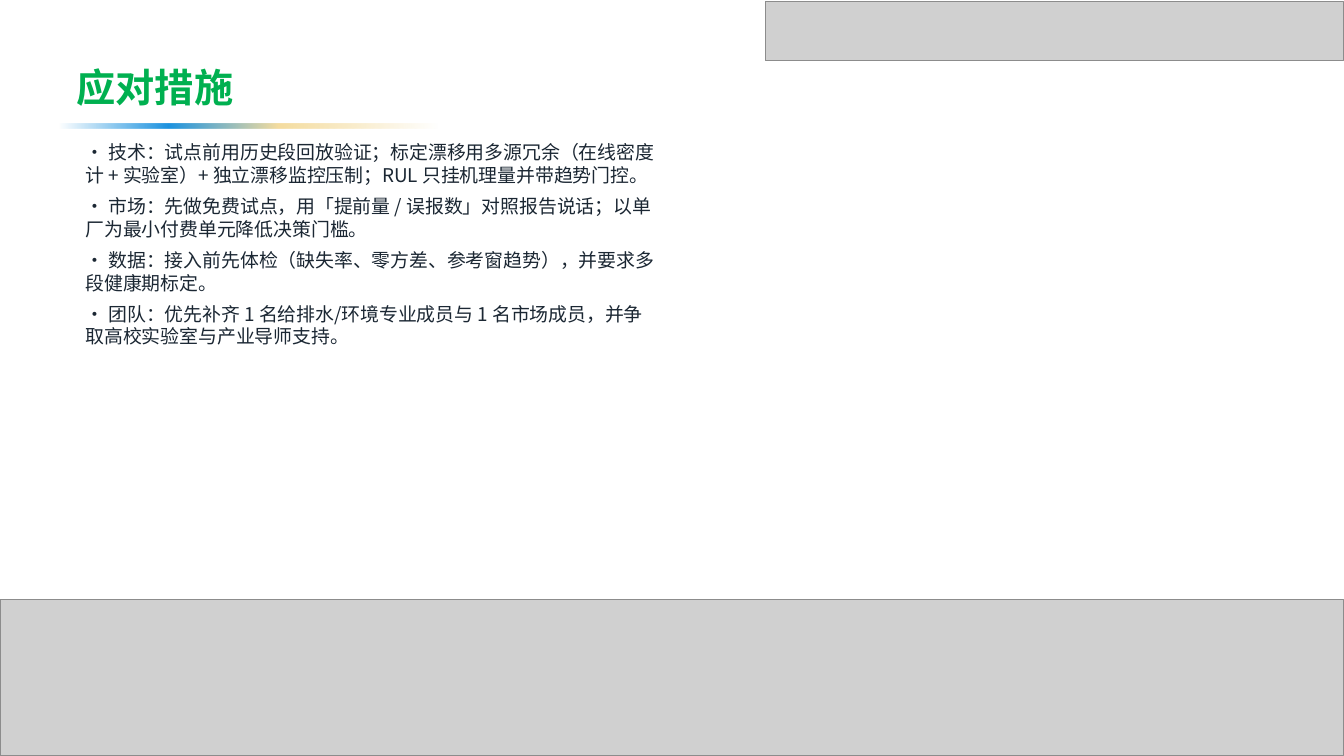
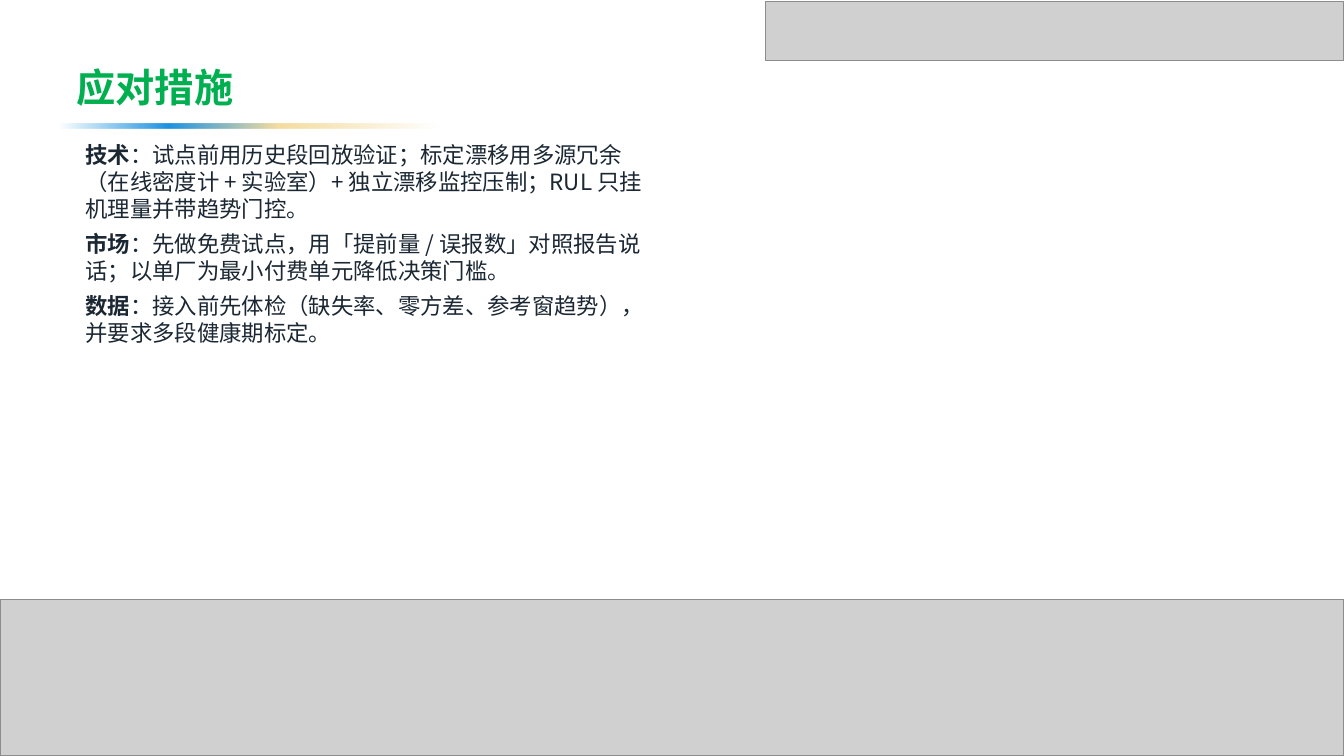
Before and after one commit to by739yang/BEWG_PdM, a slide deck: slide 17 of deliverables/ppt/澜脉_商业计划书.pptx (slide 25 before the commit). Drawn at 1344x756 pixels with LibreOffice and Linux fonts; fonts in the diff are those of the drawing; grey boxes stand for pictures; background and template pictures are left out. Boxes give left, top, right and bottom in pixels: in the first picture for what was removed or moved away, otherwise in the second. Text is boxed around its words. In the diff, an @@ line names an element or a change of style, - is before the commit and + after.

```diff
--- a/deliverables/ppt/澜脉_商业计划书.pptx
+++ b/deliverables/ppt/澜脉_商业计划书.pptx
@@ text at box(85, 144, 644, 343): text changed; size 13.5 to 16 pt @@
-· 技术：试点前用历史段回放验证；标定漂移用多源冗余（在线密度计 + 实验室）+ 独立漂移监控压制；RUL 只挂机理量并带趋势门控。
-· 市场：先做免费试点，用「提前量 / 误报数」对照报告说话；以单厂为最小付费单元降低决策门槛。
-· 数据：接入前先体检（缺失率、零方差、参考窗趋势），并要求多段健康期标定。
-· 团队：优先补齐 1 名给排水/环境专业成员与 1 名市场成员，并争取高校实验室与产业导师支持。
+技术：试点前用历史段回放验证；标定漂移用多源冗余（在线密度计 + 实验室）+ 独立漂移监控压制；RUL 只挂机理量并带趋势门控。
+市场：先做免费试点，用「提前量 / 误报数」对照报告说话；以单厂为最小付费单元降低决策门槛。
+数据：接入前先体检（缺失率、零方差、参考窗趋势），并要求多段健康期标定。
```
Also in this commit, not shown: 17 other slides changed, 1 slide added, 11 slides removed, 21 other files.
